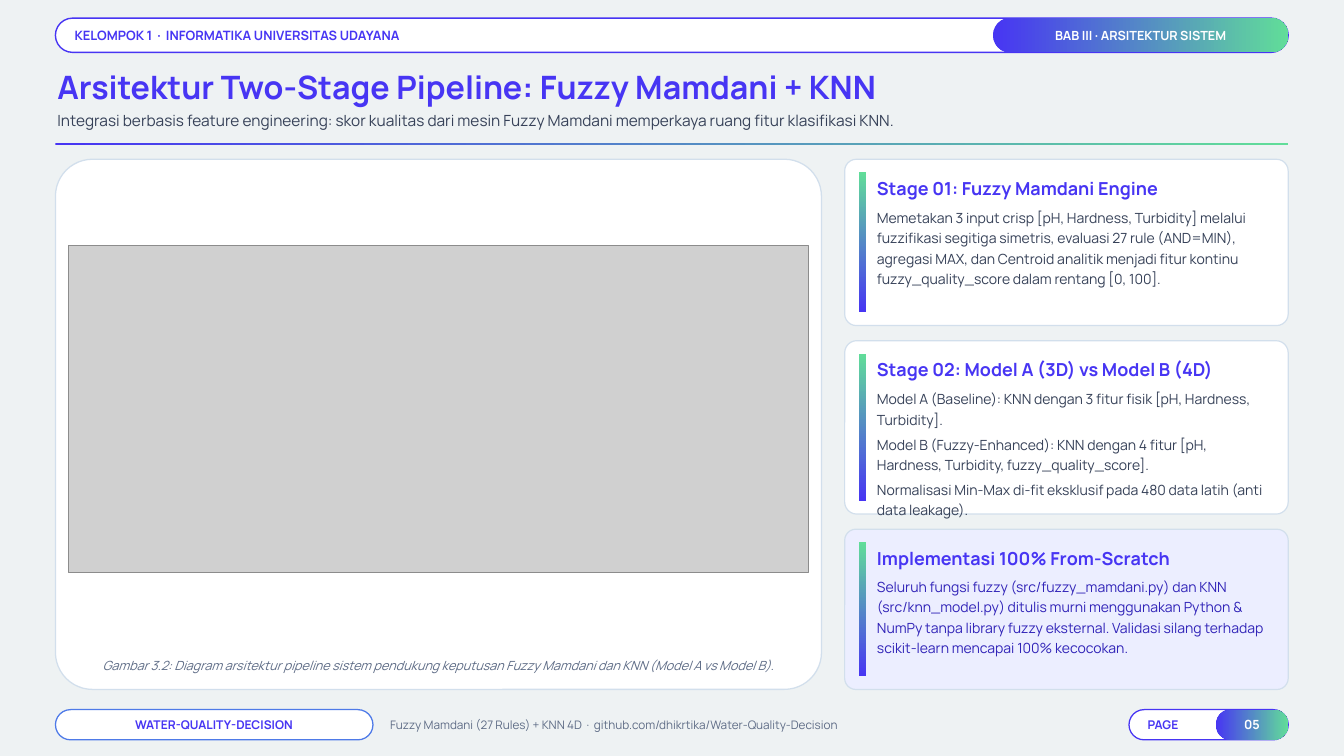
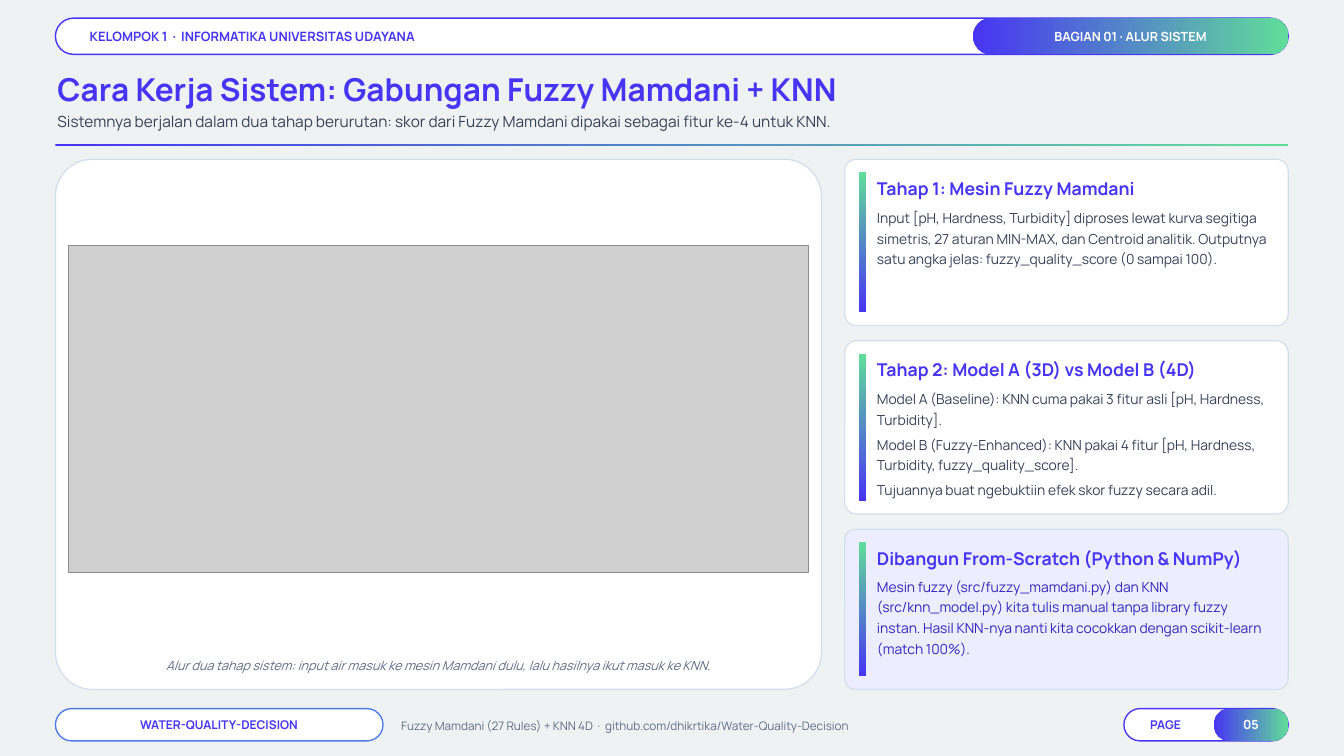
Before and after one commit to Niel-1/Water-Quality-Decision, a slide deck: slide 5 of docs/Presentasi_Final_Project_TLF_Kelompok_1.pptx. Drawn at 1344x756 pixels with LibreOffice and Linux fonts; fonts in the diff are those of the drawing; grey boxes stand for pictures; background and template pictures are left out. Boxes give left, top, right and bottom in pixels: in the first picture for what was removed or moved away, otherwise in the second. Text is boxed around its words. In the diff, an @@ line names an element or a change of style, - is before the commit and + after.

```diff
--- a/docs/Presentasi_Final_Project_TLF_Kelompok_1.pptx
+++ b/docs/Presentasi_Final_Project_TLF_Kelompok_1.pptx
@@ rounded rectangle added at <box>55,18,1289,54</box>, fill #FFFFFF, outline #4735F3 1 pt @@
@@ text "KELOMPOK 1 · INFORMATIKA UNIVERSITAS ...": place and size @@
-text "KELOMPOK 1 · INFORMATIKA UNIVERSITAS ..." at <box>55,18,1289,52</box>
+text "KELOMPOK 1 · INFORMATIKA UNIVERSITAS ..." at <box>90,31,415,41</box>
@@ text "KELOMPOK 1 · INFORMATIKA UNIVERSITAS ..." at <box>90,31,415,41</box>: fill #FFFFFF to none; outline #4735F3 1 pt to none @@
@@ rounded rectangle "BAGIAN 01 · ALUR SISTEM": place and size @@
-rounded rectangle "BAGIAN 01 · ALUR SISTEM" at <box>993,18,1289,52</box>
+rounded rectangle "BAGIAN 01 · ALUR SISTEM" at <box>973,18,1289,54</box>
@@ text in rounded rectangle at <box>1054,31,1207,41</box>: text changed @@
-BAB III · ARSITEKTUR SISTEM
+BAGIAN 01 · ALUR SISTEM
@@ text at <box>57,78,837,109</box>: text changed; size 23 to 22.5 pt @@
-Arsitektur Two-Stage Pipeline: Fuzzy Mamdani + KNN
+Cara Kerja Sistem: Gabungan Fuzzy Mamdani + KNN
@@ text at <box>57,115,830,131</box>: text changed @@
-Integrasi berbasis feature engineering: skor kualitas dari mesin Fuzzy Mamdani memperkaya ruang fitur klasifikasi KNN.
+Sistemnya berjalan dalam dua tahap berurutan: skor dari Fuzzy Mamdani dipakai sebagai fitur ke-4 untuk KNN.
@@ text at <box>877,182,1135,200</box>: text changed; size 12.8 to 12.6 pt @@
-Stage 01: Fuzzy Mamdani Engine
+Tahap 1: Mesin Fuzzy Mamdani
@@ text at <box>877,210,1266,268</box>: text changed; size 10 to 9.9 pt @@
-Memetakan 3 input crisp [pH, Hardness, Turbidity] melalui fuzzifikasi segitiga simetris, evaluasi 27 rule (AND=MIN), agregasi MAX, dan Centroid analitik menjadi fitur kontinu fuzzy_quality_score dalam rentang [0, 100].
+Input [pH, Hardness, Turbidity] diproses lewat kurva segitiga simetris, 27 aturan MIN-MAX, dan Centroid analitik. Outputnya satu angka jelas: fuzzy_quality_score (0 sampai 100).
@@ text at <box>877,360,1196,381</box>: text changed; size 12.8 to 12.6 pt @@
-Stage 02: Model A (3D) vs Model B (4D)
+Tahap 2: Model A (3D) vs Model B (4D)
@@ text at <box>877,391,1264,499</box>: text changed; size 10 to 9.9 pt @@
-Model A (Baseline): KNN dengan 3 fitur fisik [pH, Hardness, Turbidity].
-Model B (Fuzzy-Enhanced): KNN dengan 4 fitur [pH, Hardness, Turbidity, fuzzy_quality_score].
-Normalisasi Min-Max di-fit eksklusif pada 480 data latih (anti data leakage).
+Model A (Baseline): KNN cuma pakai 3 fitur asli [pH, Hardness, Turbidity].
+Model B (Fuzzy-Enhanced): KNN pakai 4 fitur [pH, Hardness, Turbidity, fuzzy_quality_score].
+Tujuannya buat ngebuktiin efek skor fuzzy secara adil.
@@ text at <box>877,550,1242,570</box>: text changed; size 12.8 to 12.6 pt @@
-Implementasi 100% From-Scratch
+Dibangun From-Scratch (Python & NumPy)
@@ text at <box>877,580,1261,657</box>: text changed; size 10 to 9.9 pt @@
-Seluruh fungsi fuzzy (src/fuzzy_mamdani.py) dan KNN (src/knn_model.py) ditulis murni menggunakan Python & NumPy tanpa library fuzzy eksternal. Validasi silang terhadap scikit-learn mencapai 100% kecocokan.
+Mesin fuzzy (src/fuzzy_mamdani.py) dan KNN (src/knn_model.py) kita tulis manual tanpa library fuzzy instan. Hasil KNN-nya nanti kita cocokkan dengan scikit-learn (match 100%).
@@ text at <box>166,661,710,673</box>: text changed @@
-Gambar 3.2: Diagram arsitektur pipeline sistem pendukung keputusan Fuzzy Mamdani dan KNN (Model A vs Model B).
+Alur dua tahap sistem: input air masuk ke mesin Mamdani dulu, lalu hasilnya ikut masuk ke KNN.
@@ rounded rectangle "WATER-QUALITY-DECISION": place and size @@
-rounded rectangle "WATER-QUALITY-DECISION" at <box>55,710,373,740</box>
+rounded rectangle "WATER-QUALITY-DECISION" at <box>55,709,383,741</box>
@@ rounded rectangle "WATER-QUALITY-DECISION" at <box>55,709,383,741</box>: outline #4E7AE8 0.9 pt to #4E7AE8 0.95 pt @@
@@ text "Fuzzy Mamdani (27 Rules) + ...": place and size @@
-text "Fuzzy Mamdani (27 Rules) + ..." at <box>390,719,838,732</box>
+text "Fuzzy Mamdani (27 Rules) + ..." at <box>401,720,849,733</box>
@@ text "Fuzzy Mamdani (27 Rules) + ..." at <box>401,720,849,733</box>: line spacing 1.18 to 1.2 @@
@@ rounded rectangle added at <box>1124,709,1289,741</box>, fill #FFFFFF, outline #4735F3 0.95 pt @@
@@ text "PAGE": place and size @@
-text "PAGE" at <box>1129,710,1289,740</box>
+text "PAGE" at <box>1150,720,1181,729</box>
@@ text "PAGE" at <box>1150,720,1181,729</box>: fill #FFFFFF to none; outline #4735F3 0.9 pt to none @@
```
Also in this commit, not shown: 11 other slides changed, 8 slides added, 3 slides removed, 1 other file.
